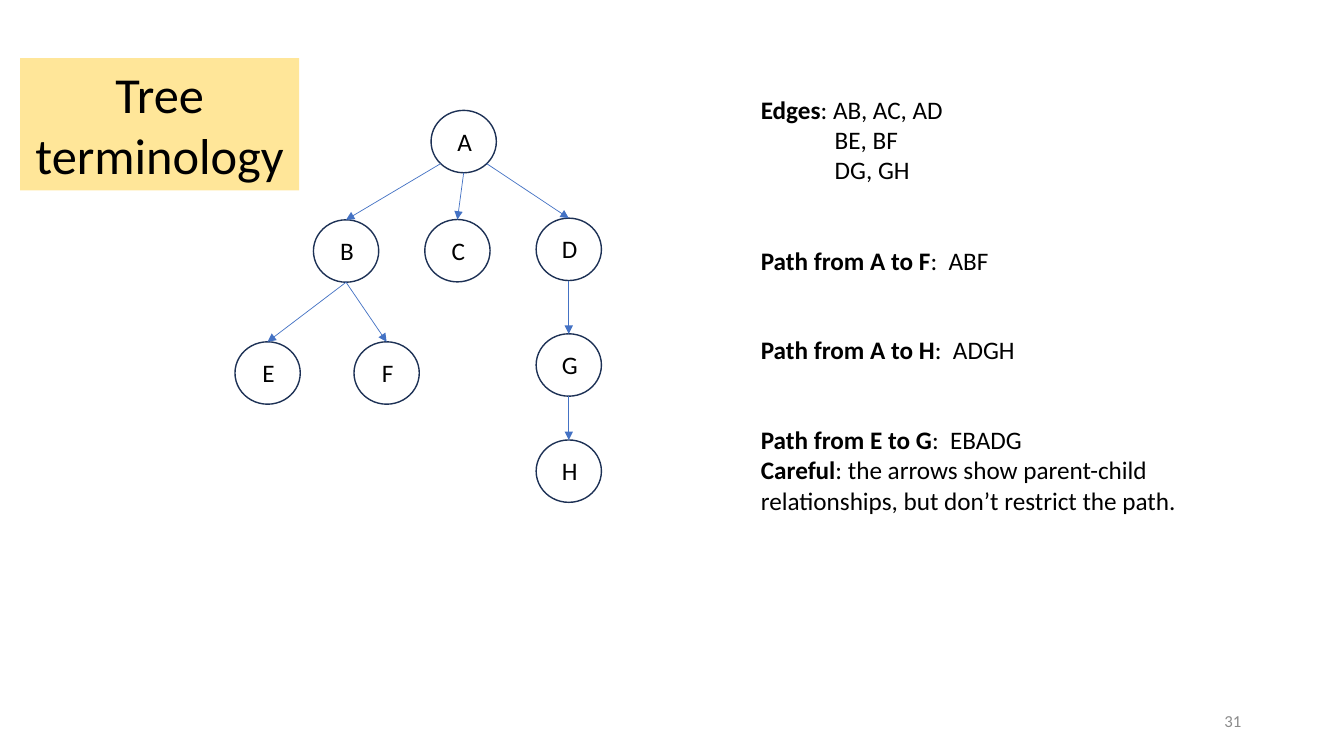
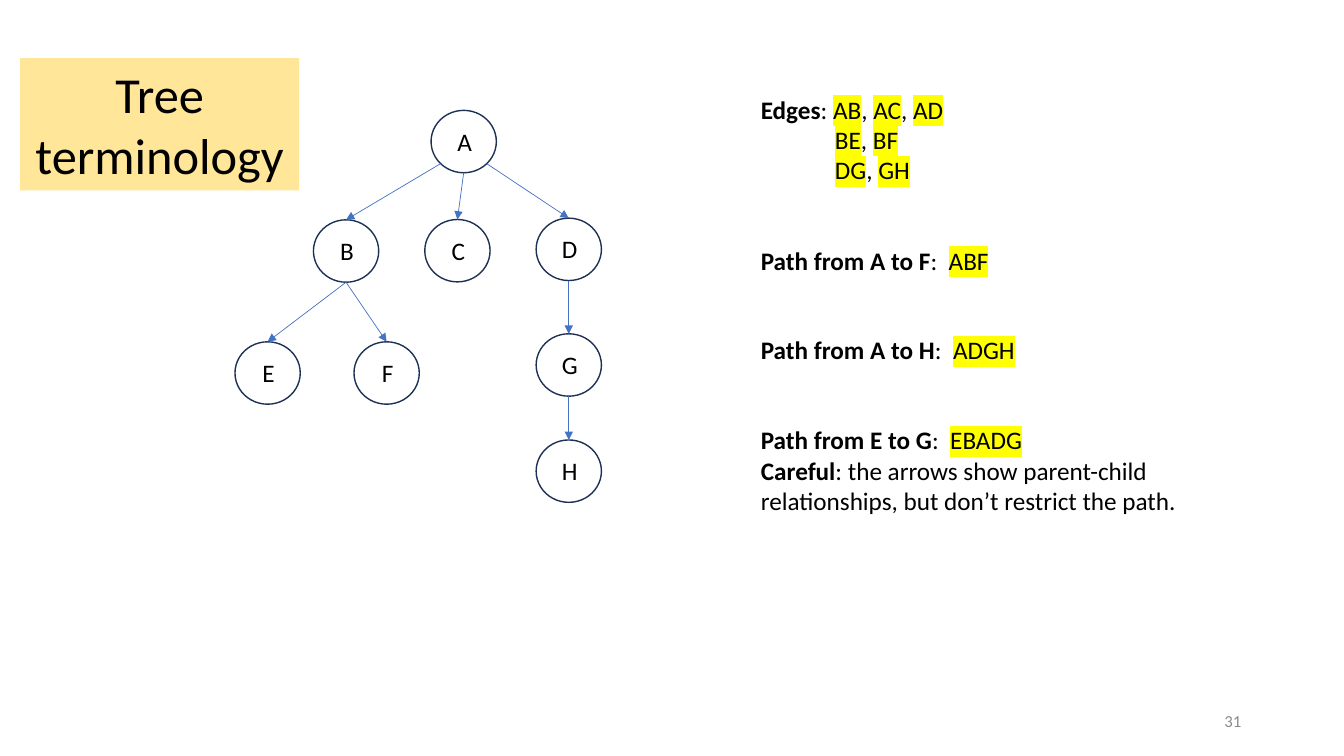
Before and after one commit to tjd1234/cmpt225fall2023, a slide deck: slide 31 of lecture_notes/week5/week5_trees.pptx. Drawn at 1344x756 pixels with LibreOffice and Linux fonts; fonts in the diff are those of the drawing. Boxes give left, top, right and bottom in pixels: in the first picture for what was removed or moved away, otherwise in the second. Text is boxed around its words. In the diff, an @@ line names an element or a change of style, - is before the commit and + after.

```diff
--- a/lecture_notes/week5/week5_trees.pptx
+++ b/lecture_notes/week5/week5_trees.pptx
@@ text "Edges: AB, AC, AD BE, ..." at (x1=761, y1=98, x2=943, y2=186): highlight none to #FFFF00 in "AB, AC, AD BE, BF DG, GH" @@
@@ text "Path from A to F: ..." at (x1=761, y1=249, x2=989, y2=276): highlight none to #FFFF00 in "ABF" @@
@@ text "Path from A to H: ..." at (x1=761, y1=341, x2=1015, y2=360): highlight none to #FFFF00 in "ADGH" @@
@@ text "Path from E to G: ..." at (x1=761, y1=431, x2=1175, y2=514): highlight none to #FFFF00 in "EBADG" @@
```
Also in this commit, not shown: 25 other slides changed.
